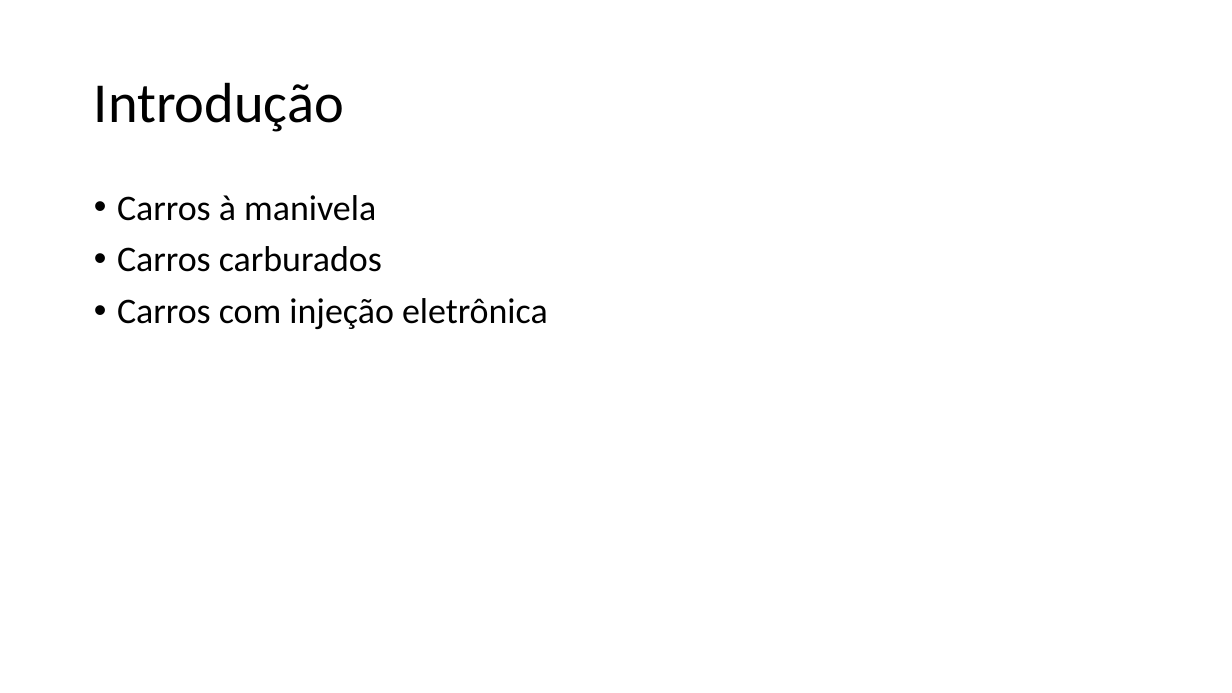
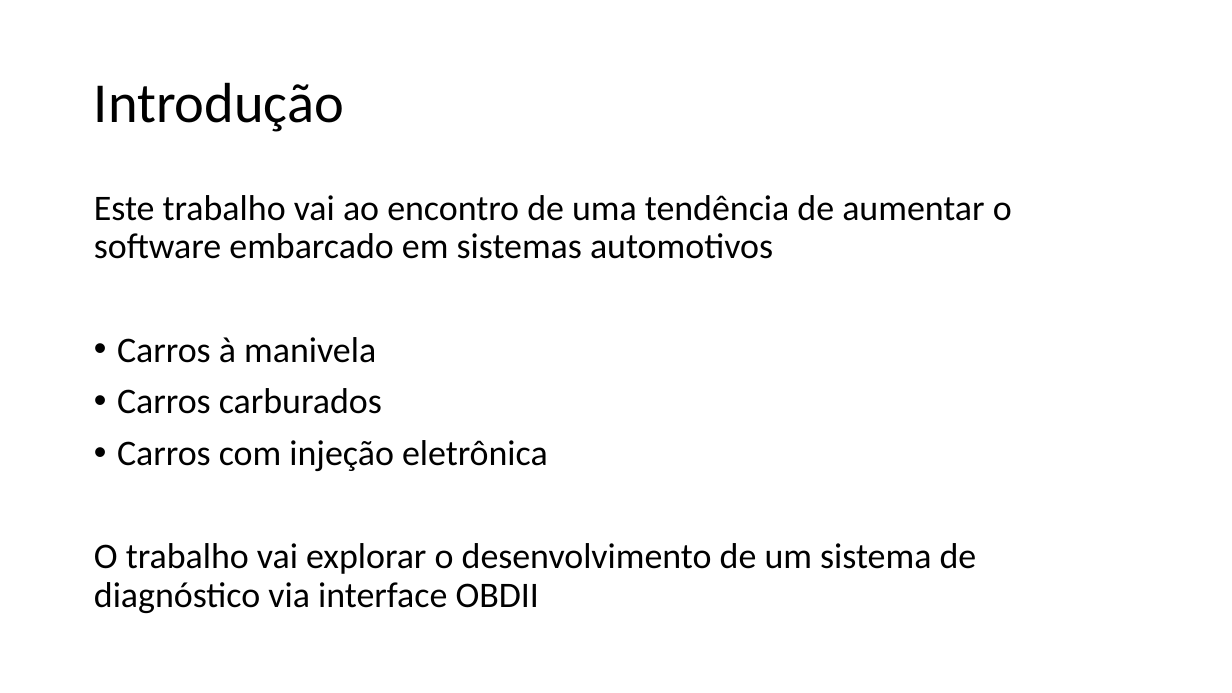
Before and after one commit to ruanlas/TADS2015, a slide deck: slide 2 of TCC-documentos/Apresentacao/TCC.pptx. Drawn at 1232x693 pixels with LibreOffice and Linux fonts; fonts in the diff are those of the drawing. Boxes give left, top, right and bottom in pixels: in the first picture for what was removed or moved away, otherwise in the second. Text is boxed around its words. In the diff, an @@ line names an element or a change of style, - is before the commit and + after.

```diff
--- a/TCC-documentos/Apresentacao/TCC.pptx
+++ b/TCC-documentos/Apresentacao/TCC.pptx
@@ text at [94, 195, 1012, 259]: paragraph added @@
+Este trabalho vai ao encontro de uma tendência de aumentar o software embarcado em sistemas automotivos
@@ text at [94, 543, 977, 613]: paragraph added @@
+O trabalho vai explorar o desenvolvimento de um sistema de diagnóstico via interface OBDII
```
Also in this commit, not shown: 4 other slides changed, 3 other files.
